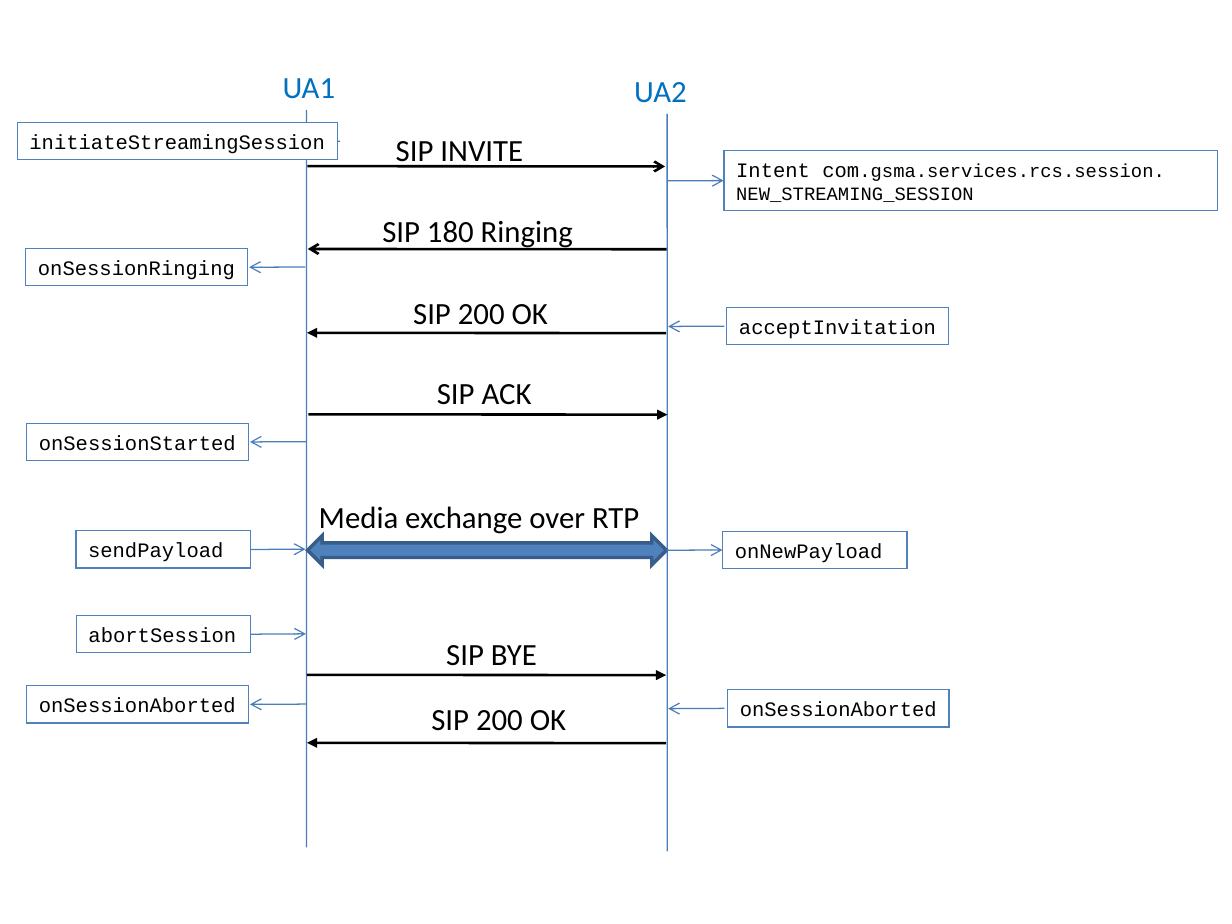
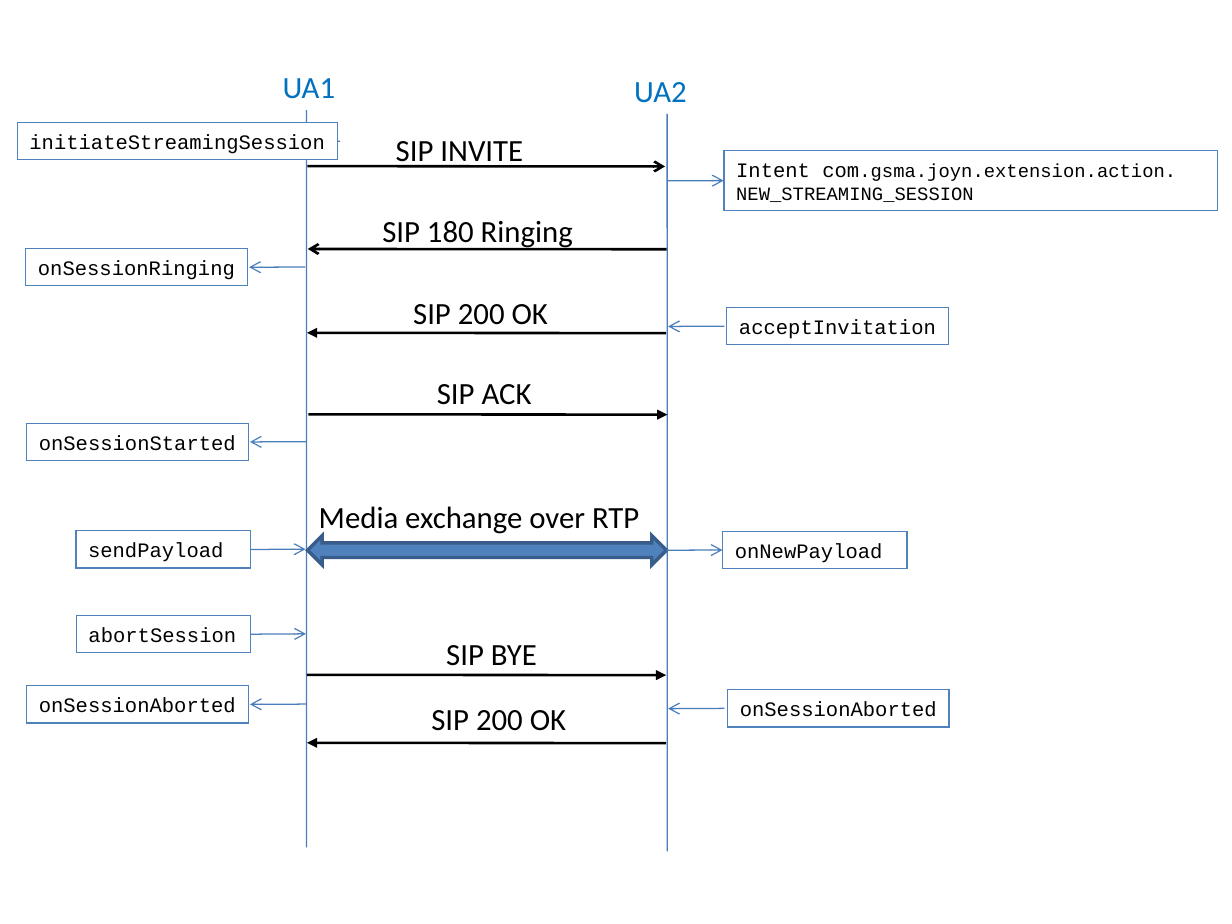
Before and after one commit to android-rcs/rcsjta, a slide deck: slide 2 of docs/CR/CR_blackbird_5.2/Diagrams.ppt. Drawn at 1232x924 pixels with LibreOffice and Linux fonts; fonts in the diff are those of the drawing. Boxes give left, top, right and bottom in pixels: in the first picture for what was removed or moved away, otherwise in the second. Text is boxed around its words. In the diff, an @@ line names an element or a change of style, - is before the commit and + after.

Commit message:
Update CR001, CR002 and CR007 after GSMA review

```diff
--- a/docs/CR/CR_blackbird_5.2/Diagrams.ppt
+++ b/docs/CR/CR_blackbird_5.2/Diagrams.ppt
@@ text in rectangle at bbox=[736, 163, 1176, 181]: text changed @@
-Intent com.gsma.services.rcs.session.
+Intent com.gsma.joyn.extension.action.
```
Also in this commit, not shown: 1 other slide changed, 5 other files.
